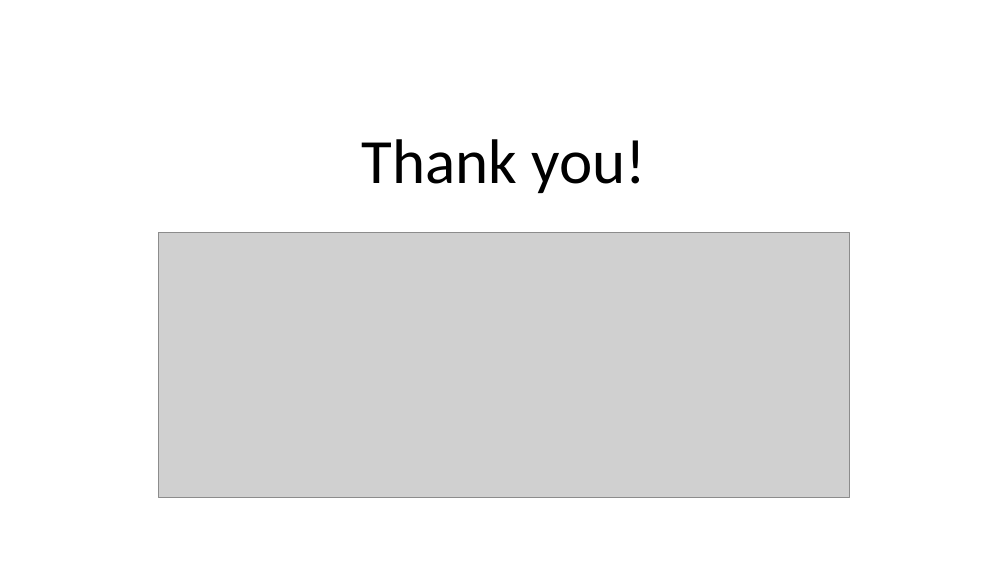
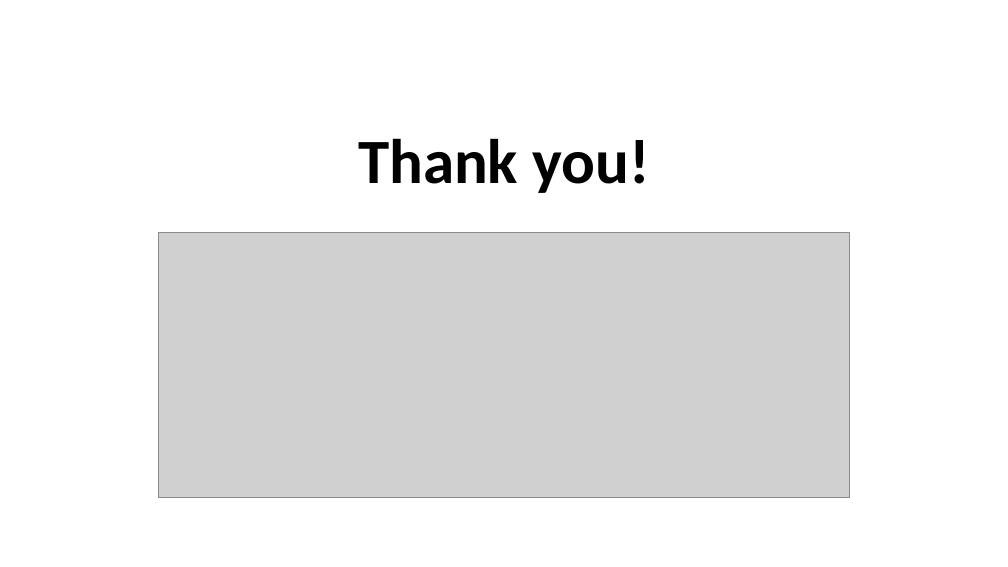
Before and after one commit to lironcohen8/Gender_Bias_in_Job_Descriptions, a slide deck: slide 17 of final presentation/Final presentation Team 5.pptx. Drawn at 1008x567 pixels with LibreOffice and Linux fonts; fonts in the diff are those of the drawing; grey boxes stand for pictures; background and template pictures are left out. Boxes give left, top, right and bottom in pixels: in the first picture for what was removed or moved away, otherwise in the second. Text is boxed around its words. In the diff, an @@ line names an element or a change of style, - is before the commit and + after.

```diff
--- a/final presentation/Final presentation Team 5.pptx
+++ b/final presentation/Final presentation Team 5.pptx
@@ title "Thank you!" at [358,138,649,193]: bold on @@
```
Also in this commit, not shown: 1 other slide changed.
